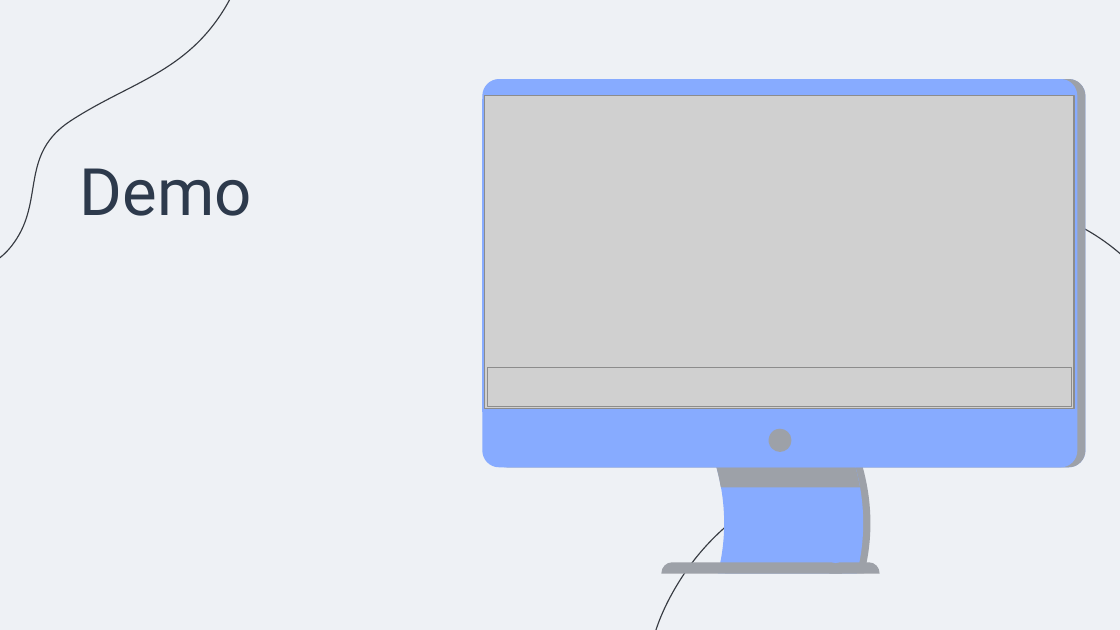
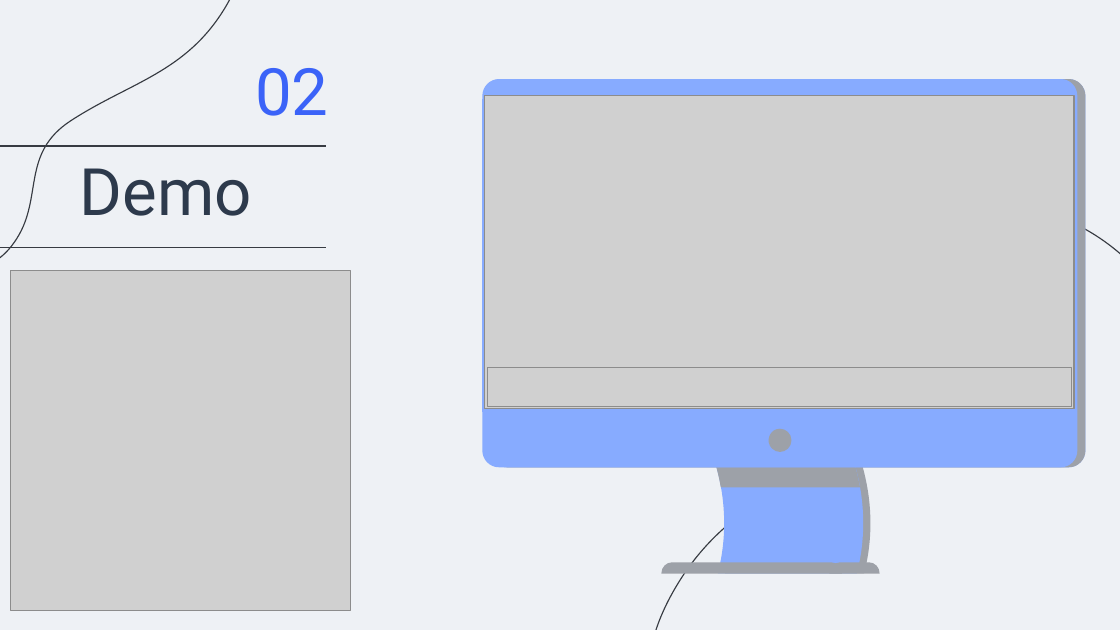
Before and after one commit to M4RKUS28/SmartStay24, a slide deck: slide 9 of Makeathon Check24 - Pitch.pptx (slide 6 before the commit). Drawn at 1120x630 pixels with LibreOffice and Linux fonts; fonts in the diff are those of the drawing; grey boxes stand for pictures. Boxes give left, top, right and bottom in pixels: in the first picture for what was removed or moved away, otherwise in the second. Text is boxed around its words. In the diff, an @@ line names an element or a change of style, - is before the commit and + after.

```diff
--- a/Makeathon Check24 - Pitch.pptx
+++ b/Makeathon Check24 - Pitch.pptx
@@ text added at (255,68,328,116), 42 pt, text #3B63F8 @@
+02
@@ line added from (0, 146) to (326, 146), #373B42 0.75 pt @@
@@ line added from (0, 248) to (326, 248), #373B42 0.75 pt @@
@@ picture added at (11,270,351,609) @@
```
Also in this commit, not shown: 3 other slides changed, 7 slides added, 3 slides removed.
